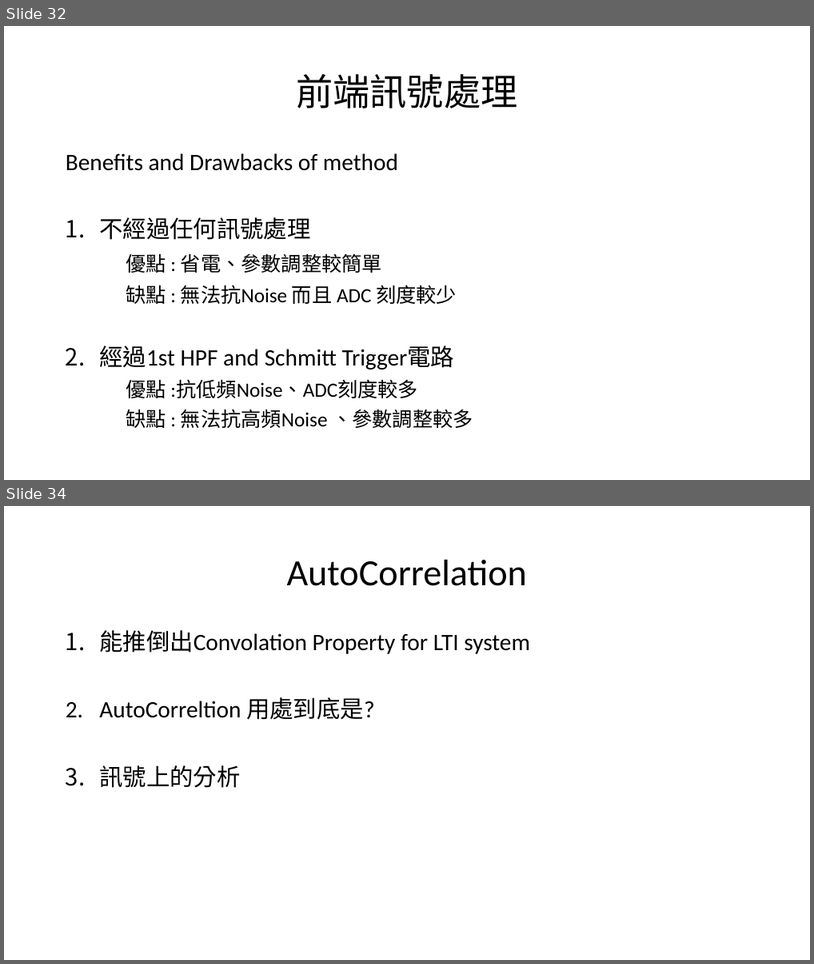
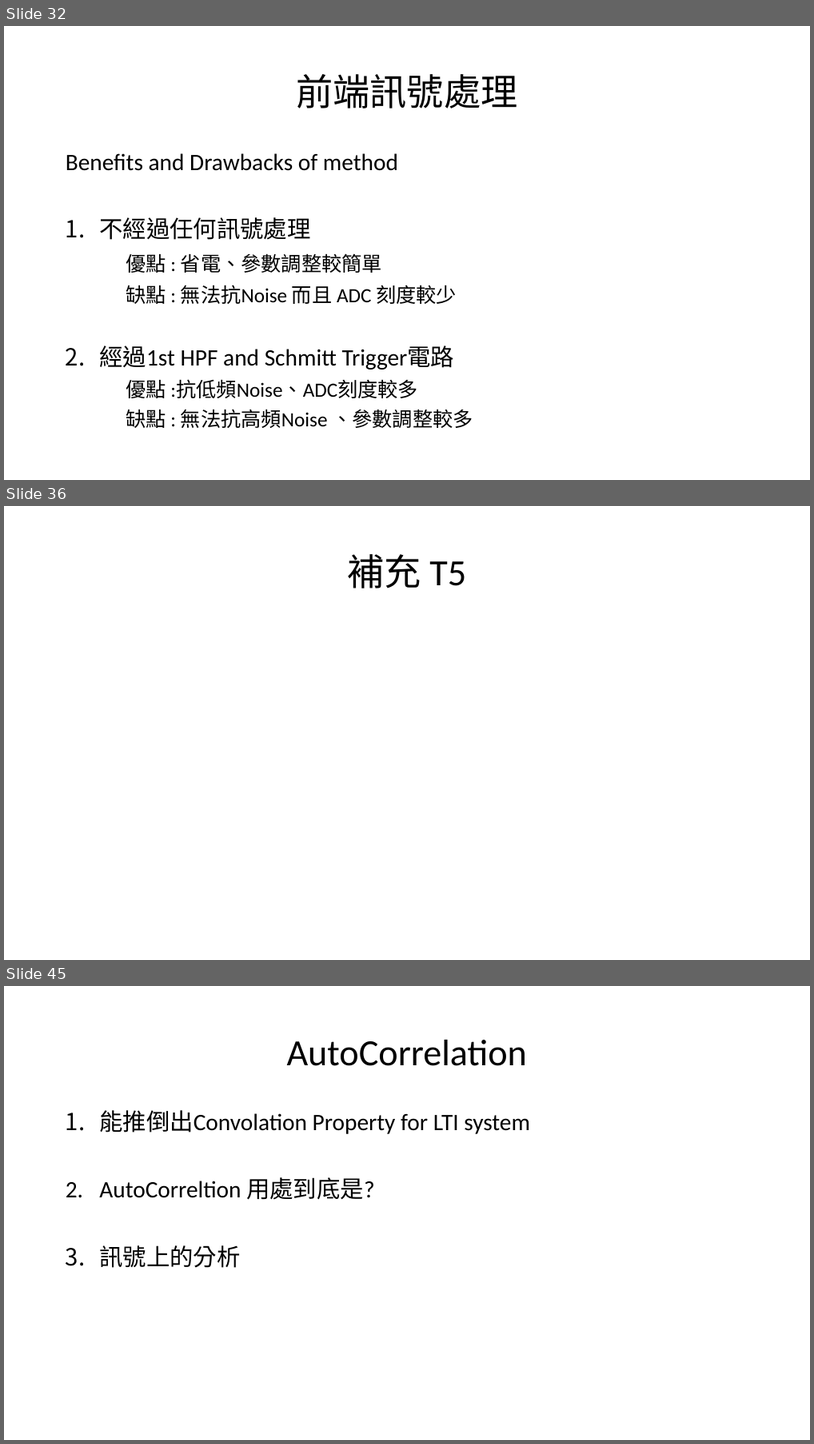
Before and after one commit to a0910281835/Summrary_PDF, a slide deck: Project_Summary_pdf/Project_Summary.pptx. Shown one above the other, each under a label of ours: slides 32 and 34 before the commit, slides 32, 36 and 45 after it; the slides between them are not shown. The pictures are 814x964 and 814x1444 pixels, drawn with LibreOffice and Linux fonts; fonts in the diff are those of the drawing. Boxes give left, top, right and bottom in pixels: in the first picture for what was removed or moved away, otherwise in the second. Text is boxed around its words. In the diff, an @@ line names an element or a change of style, - is before the commit and + after.

```diff
--- a/Project_Summary_pdf/Project_Summary.pptx
+++ b/Project_Summary_pdf/Project_Summary.pptx
@@ slide 36 added at <box>4,506,810,960</box>, background #FFFFFF @@
@@ title added at <box>348,554,466,588</box>, 44 pt, text #000000 @@
+補充 T5
@@ what was slide 34 is now slide 45 @@
```
Also in this commit, not shown: 3 slides changed, 10 other slides added.
